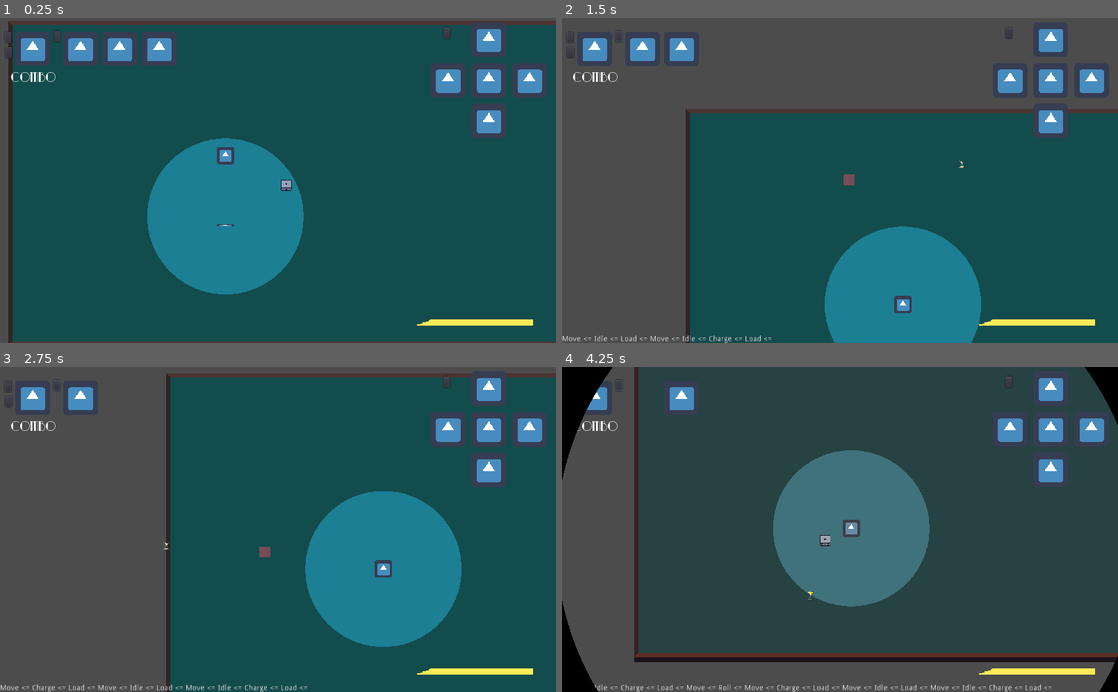
Above: before the commit, frames 1-4 (two rows, left to right).
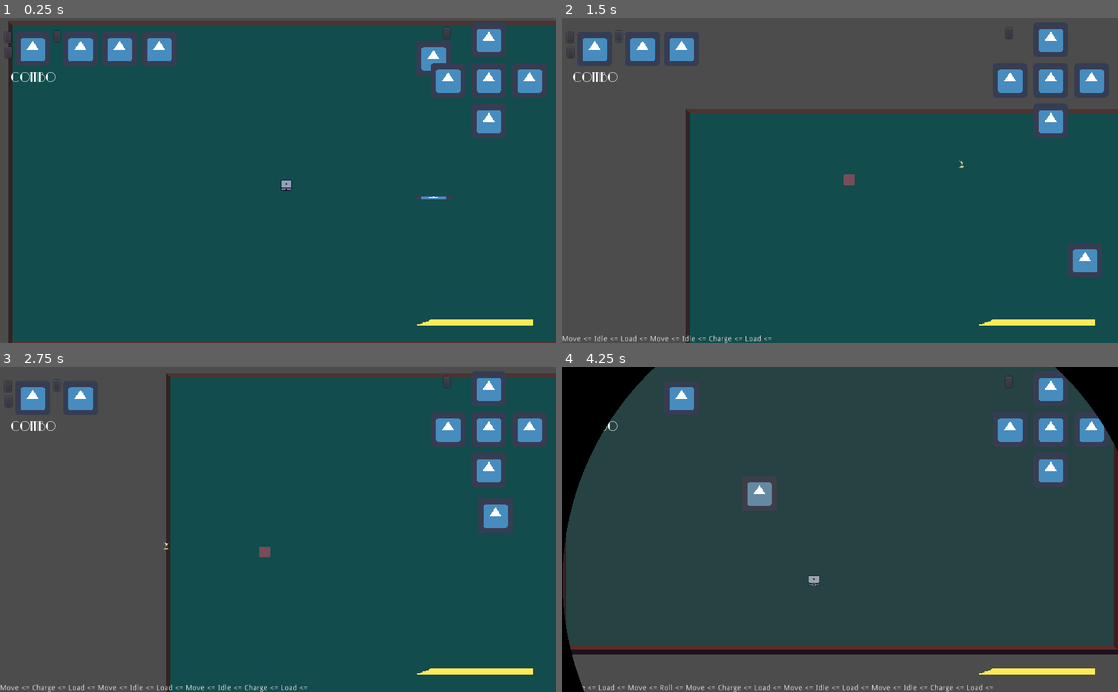
Above: after the commit, the same moments.

Repository: andrebariani/gmtk2022
Game: Godot game, scene res://src/Main.tscn
The game is run twice, just before and just after one commit, with the same random seed, the same clock (stepped at 60 frames per second) and the same inputs. The engine's default icon, where the game draws it, is replaced by a stand-in: a white triangle on a blue panel in a dark square.
Inputs (mouse positions are in pixels of both pictures, inside the frame that each line leads up to):
- Up to frame 1 (0.25 s): no input
- Up to frame 2 (1.5 s): click (617, 37) at 0.5 s; tap Enter (ui_accept) at 1.25 s; move the mouse to (962, 164) at 1.27 s; hold D (move_right) from 1.28 s (still down); click (962, 164) at 1.35 s
- Up to frame 3 (2.75 s): tap Enter (ui_accept) at 1.52, 2.27 s; move the mouse to (166, 545) at 2.02 s; release D (move_right) at 2.03 s; hold S (move_down) from 2.03 s (still down); click (166, 545) at 2.1 s
- Up to frame 4 (4.25 s): move the mouse to (895, 458) at 2.77 s; release S (move_down) at 2.78 s; hold D (move_right) 2.78-3.53 s; tap Space (roll) at 2.85 s; click (895, 458) at 3.05 s; move the mouse to (812, 594) at 3.52 s; hold W (move_up) from 3.53 s (still down); click (812, 594) at 3.6 s; tap Enter (ui_accept) at 3.77 s

The runs differ from the first frame. In frame 1, 11% of the frame differs, in the area x 26-82%, y 7-86%; in frame 2, 9.1%; in frame 3, 11%; in frame 4, 28%, in the area x 0-100%, y 0-100%.

Commit message:
enemy meele collision & cd

Diff:
--- a/src/Main.tscn
+++ b/src/Main.tscn
@@ -7,8 +7,7 @@
 [ext_resource path="res://src/Main.gd" type="Script" id=5]
 [ext_resource path="res://src/shaders/burano.png" type="Texture" id=6]
 [ext_resource path="res://src/ui/menu/Pause.tscn" type="PackedScene" id=7]
-[ext_resource path="res://src/entities/enemies/Protector_enemy.tscn" type="PackedScene" id=8]
-[ext_resource path="res://src/spawner/Enemies_spawner.tscn" type="PackedScene" id=11]
+[ext_resource path="res://src/entities/enemies/Melee_enemy.tscn" type="PackedScene" id=9]
 [ext_resource path="res://src/tileset/TableTileset.tres" type="TileSet" id=12]
 [ext_resource path="res://src/ui/GameOver.tscn" type="PackedScene" id=13]
 
@@ -35,14 +34,14 @@
 [node name="YSort" type="YSort" parent="."]
 pause_mode = 1
 
-[node name="Protector_enemy" parent="YSort" instance=ExtResource( 8 )]
-position = Vector2( -224, 115 )
-
 [node name="Player" parent="YSort" instance=ExtResource( 1 )]
 
 [node name="Camera" parent="YSort/Player" instance=ExtResource( 2 )]
 current = true
 zoom = Vector2( 2, 2 )
+
+[node name="Melee_enemy" parent="YSort" instance=ExtResource( 9 )]
+position = Vector2( 542, -20 )
 
 [node name="CanvasLayer" type="CanvasLayer" parent="."]
 pause_mode = 1
--- a/src/entities/enemies/Enemy_chaser.gd
+++ b/src/entities/enemies/Enemy_chaser.gd
@@ -13,4 +13,8 @@
 				$Knockback_timer.stop()
 				movement_status = NORMAL
 				return
+			if "Player" in collision.collider.name:
+				Player.take_knockback(knockback_vector * mult / 300)
+				knockback_vector /= 3
+				$Knockback_timer.start($Knockback_timer.time_left / 3)
 			knockback_vector = knockback_vector.bounce(collision.normal)
--- a/src/entities/enemies/Melee_enemy.gd
+++ b/src/entities/enemies/Melee_enemy.gd
@@ -14,11 +14,11 @@
 
 	if movement_status == NORMAL:
 		movimentation(delta)
-		if in_range:
+		if in_range and $Timer_cd.time_left == 0:
 			movement_status = CHARGING
 			$Timer_charging.start()
 	elif movement_status == CHARGING:
-		move_and_slide(-global_position.direction_to(Player.global_position) * speed * delta / 100)
+		move_and_slide(-global_position.direction_to(Player.global_position) * speed * delta)
 	elif movement_status == CHARGE:
 		move_and_slide(charge_direction * speed * delta * charge_mult)
 
@@ -39,4 +39,12 @@
 func _on_Timer_charge_timeout():
 	if movement_status != KNOCKBACK:
 		$Hitbox/CollisionShape2D.disabled = true
+		$Timer_cd.start()
 		movement_status = NORMAL
+
+
+func _on_Hitbox_body_entered(body):
+	if body.has_method("take_damage"):
+		body.take_damage()
+	if body.has_method("take_knockback"):
+		body.take_knockback(charge_direction * speed * charge_mult / 100)
--- a/src/entities/enemies/Melee_enemy.tscn
+++ b/src/entities/enemies/Melee_enemy.tscn
@@ -23,6 +23,7 @@
 [node name="Melee_enemy" instance=ExtResource( 1 )]
 light_mask = 3
 scale = Vector2( 2, 2 )
+collision_mask = 6
 script = ExtResource( 3 )
 speed = 15000.0
 charge_mult = 7.0
@@ -53,14 +54,18 @@
 shape = SubResource( 3 )
 
 [node name="Timer_charging" type="Timer" parent="." index="6"]
-wait_time = 10.0
+wait_time = 0.5
 one_shot = true
 
 [node name="Timer_charge" type="Timer" parent="." index="7"]
 wait_time = 0.5
 one_shot = true
 
-[node name="FallHitbox" parent="." index="10"]
+[node name="Timer_cd" type="Timer" parent="." index="8"]
+wait_time = 3.0
+one_shot = true
+
+[node name="FallHitbox" parent="." index="11"]
 collision_layer = 1
 collision_mask = 1
 
--- a/src/entities/player/Player.tscn
+++ b/src/entities/player/Player.tscn
@@ -141,7 +141,6 @@
 visible = false
 scale = Vector2( 2, 2 )
 frames = SubResource( 8 )
-frame = 4
 playing = true
 script = ExtResource( 12 )
 
Not shown: 1 places in src/Main.tscn that only renumber resources
